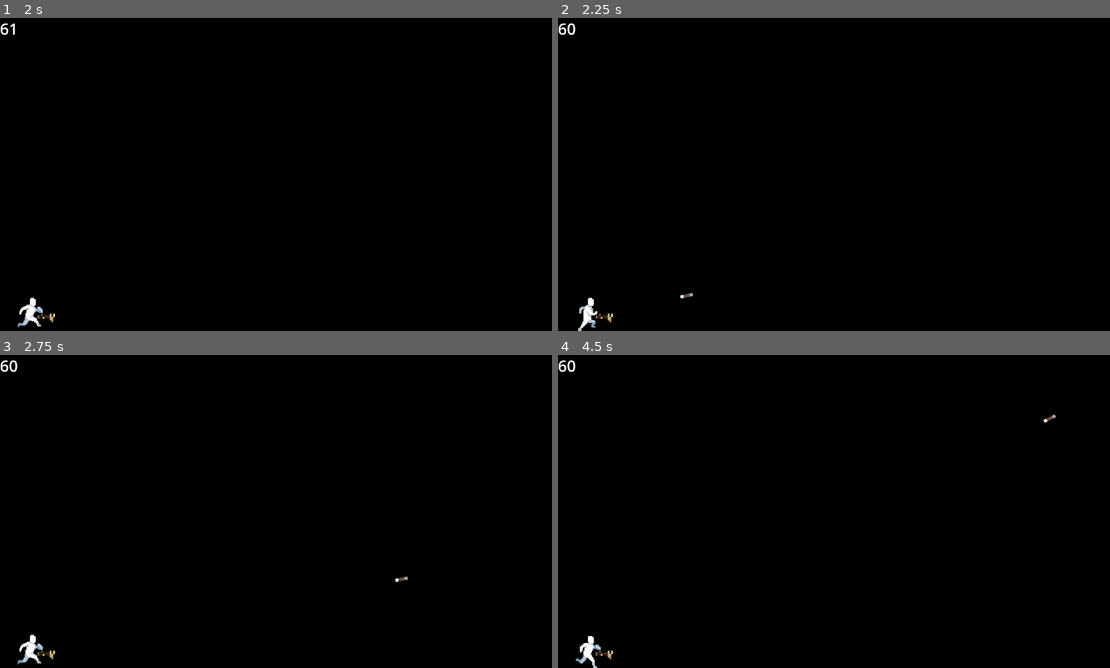
Above: before the commit, frames 1-4 (two rows, left to right).
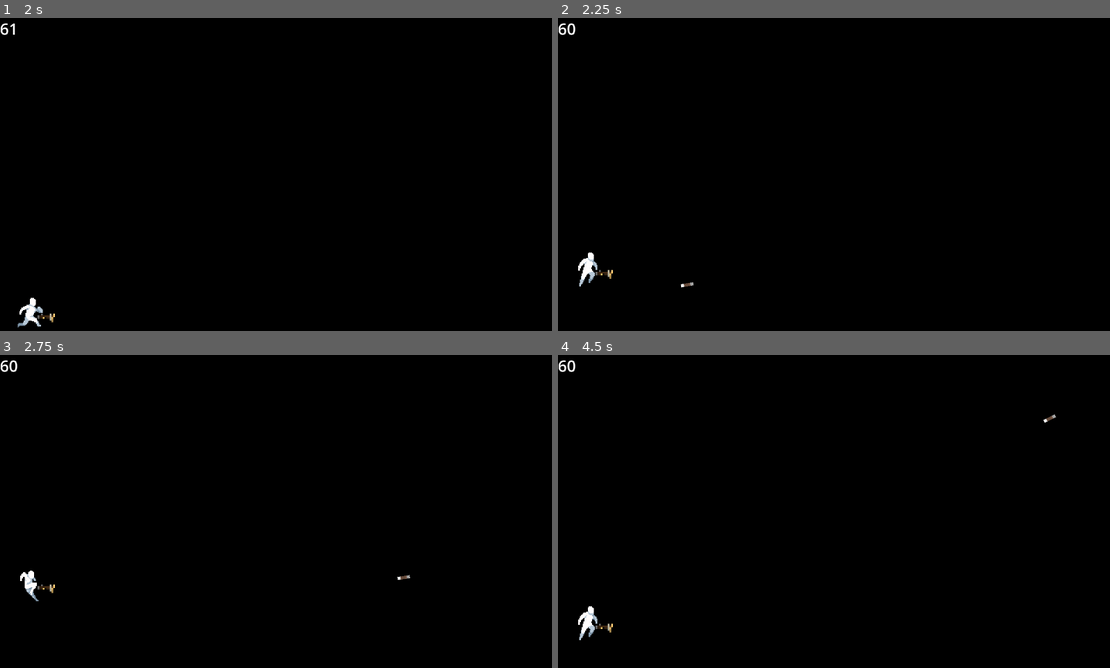
Above: after the commit, the same moments.

Repository: 0-Vanes-0/runner
Game: Godot game, scene res://src/scenes/main_menu.tscn
Same seed, same stepped clock (60 frames per second), same inputs: the game is played once before the commit and once after it.
Inputs (mouse positions are in pixels of both pictures, inside the frame that each line leads up to):
- Up to frame 1 (2 s): click "PLAY" at 0.5 s; tap Enter at 1.25 s; move the mouse to (248, 237) at 1.27 s; hold W (jump_up, bound only after the commit) from 1.28 s (still down); tap D (dodge, bound only after the commit) at 1.35 s; click (248, 237) at 1.42 s
- Up to frame 2 (2.25 s): release W (jump_up, bound only after the commit) at 2 s; drag from (1005, 221) to (596, 312) at 2.02 s
- Up to frame 3 (2.75 s): no input
- Up to frame 4 (4.5 s): move the mouse to (668, 464) at 2.77 s; hold S (jump_down, bound only after the commit) 2.78-3.5 s; tap D (dodge, bound only after the commit) at 2.85 s; tap W (jump_up, bound only after the commit) at 3.05, 4.35 s; drag from (861, 511) to (668, 464) at 3.52 s; move the mouse to (751, 433) at 4.27 s; hold S (jump_down, bound only after the commit) from 4.28 s (still down)

Frame 1 is identical in both runs. In frame 2, 0.5% of the frame differs, in the area x 3-25%, y 74-100%; in frame 3, 0.5%; in frame 4, 0.5%.

Commit message:
Added wasd controls

Diff:
--- a/project.godot
+++ b/project.godot
@@ -33,6 +33,24 @@
 window/handheld/orientation=4
 window/vsync/vsync_mode=0
 
+[input]
+
+jump_up={
+"deadzone": 0.5,
+"events": [null, Object(InputEventKey,"resource_local_to_scene":false,"resource_name":"","device":-1,"window_id":0,"alt_pressed":false,"shift_pressed":false,"ctrl_pressed":false,"meta_pressed":false,"pressed":false,"keycode":0,"physical_keycode":87,"key_label":0,"unicode":119,"echo":false,"script":null)
+]
+}
+jump_down={
+"deadzone": 0.5,
+"events": [Object(InputEventKey,"resource_local_to_scene":false,"resource_name":"","device":-1,"window_id":0,"alt_pressed":false,"shift_pressed":false,"ctrl_pressed":false,"meta_pressed":false,"pressed":false,"keycode":0,"physical_keycode":83,"key_label":0,"unicode":115,"echo":false,"script":null)
+]
+}
+dodge={
+"deadzone": 0.5,
+"events": [Object(InputEventKey,"resource_local_to_scene":false,"resource_name":"","device":-1,"window_id":0,"alt_pressed":false,"shift_pressed":false,"ctrl_pressed":false,"meta_pressed":false,"pressed":false,"keycode":0,"physical_keycode":68,"key_label":0,"unicode":100,"echo":false,"script":null)
+]
+}
+
 [input_devices]
 
 pointing/emulate_touch_from_mouse=true
--- a/src/controls/player_sensor.gd
+++ b/src/controls/player_sensor.gd
@@ -40,3 +40,11 @@
 							swipe.emit(Vector2(0, sign(direction.y)))
 				_timer = 0.0
 				_touch_start_position = Vector2.ZERO
+	elif event is InputEventKey:
+		print_debug("boop")
+		if event.is_action("jump_up"):
+			swipe.emit(Vector2.UP)
+		elif event.is_action("jump_down"):
+			swipe.emit(Vector2.DOWN)
+		elif event.is_action("dodge"):
+			swipe.emit(Vector2.RIGHT)
--- a/src/gameplay/player.gd
+++ b/src/gameplay/player.gd
@@ -69,7 +69,7 @@
 func _play_animations():
 	if is_on_floor():
 		if is_dodging():
-			sprite.play("dodge") # TODO: Make const Dict with animation names
+			sprite.play("dodge")
 		else:
 			sprite.play("run")
 	else:
--- a/src/gameplay/player.tscn
+++ b/src/gameplay/player.tscn
@@ -114,7 +114,7 @@
 "duration": 1.0,
 "texture": ExtResource("23_odr2x")
 }],
-"loop": true,
+"loop": false,
 "name": &"dodge",
 "speed": 10.0
 }, {
@@ -184,6 +184,7 @@
 [node name="AnimatedSprite2D" type="AnimatedSprite2D" parent="."]
 scale = Vector2(3, 3)
 sprite_frames = SubResource("SpriteFrames_k2dkm")
+animation = &"run"
 offset = Vector2(0, -42)
 
 [node name="CollisionShape2D" type="CollisionShape2D" parent="."]
Not shown, changed: todo.txt
